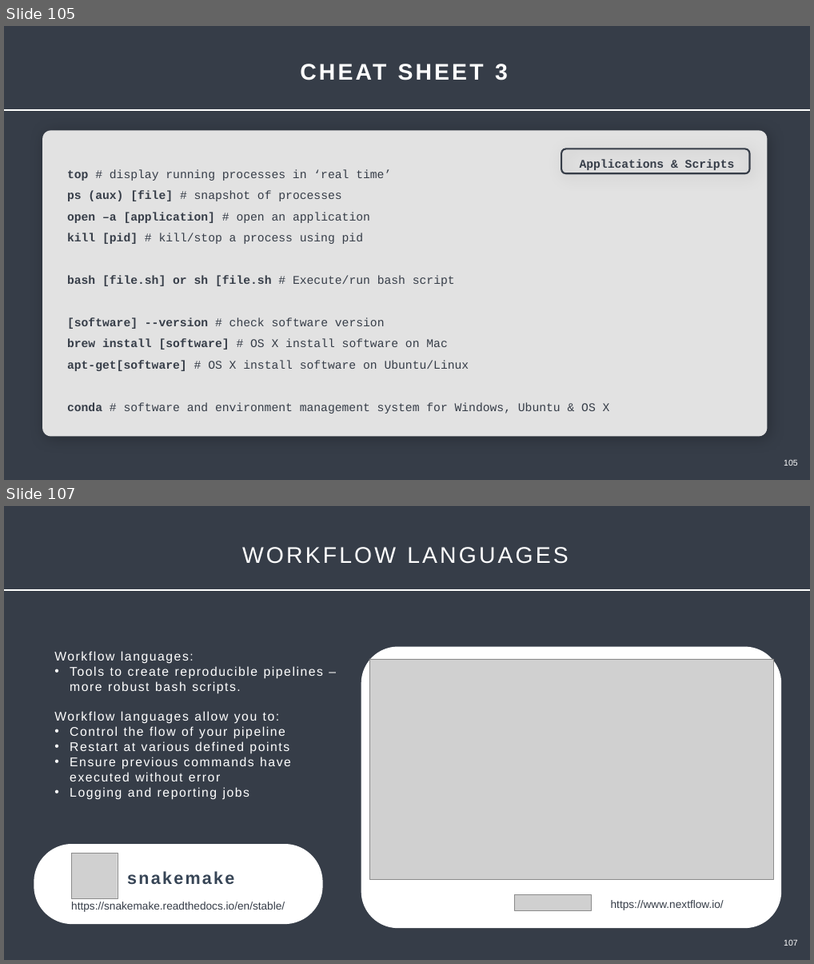
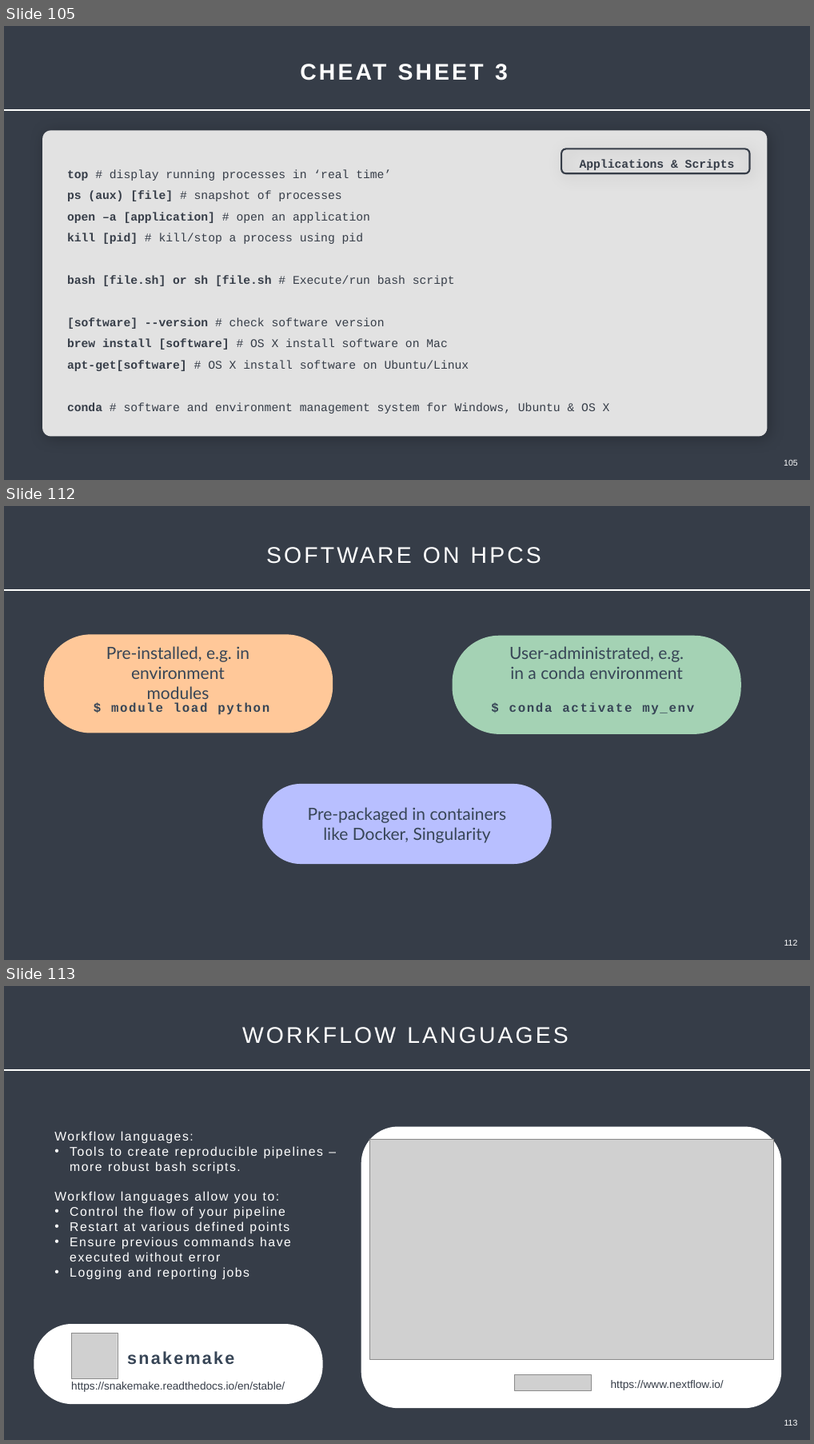
Before and after one commit to Center-for-Health-Data-Science/Just-Bash-It, a slide deck: Teachers/Just_Bash_It_Slideshow.pptx. Shown one above the other, each under a label of ours: slides 105 and 107 before the commit, slides 105, 112 and 113 after it; the slides between them are not shown. The pictures are 814x964 and 814x1444 pixels, drawn with LibreOffice and Linux fonts; fonts in the diff are those of the drawing; grey boxes stand for pictures. Boxes give left, top, right and bottom in pixels: in the first picture for what was removed or moved away, otherwise in the second. Text is boxed around its words. In the diff, an @@ line names an element or a change of style, - is before the commit and + after.

```diff
--- a/Teachers/Just_Bash_It_Slideshow.pptx
+++ b/Teachers/Just_Bash_It_Slideshow.pptx
@@ slide 112 added at (x1=4, y1=506, x2=810, y2=960), background #363D48 @@
@@ text added at (x1=265, y1=540, x2=550, y2=570), 54 pt, text #FFFFFF @@
+SOFTWARE ON HPCS
@@ line added from (4, 590) to (810, 590), #FFFFFF 3 pt @@
@@ rounded rectangle added at (x1=44, y1=634, x2=333, y2=733), fill #FFC899 @@
@@ text added at (x1=106, y1=646, x2=250, y2=703), 40 pt, text #374556 @@
+Pre-installed, e.g. in environment modules
@@ rounded rectangle added at (x1=453, y1=636, x2=742, y2=734), fill #A4D2B4 @@
@@ text added at (x1=510, y1=646, x2=684, y2=679), 40 pt, text #374556 @@
+User-administrated, e.g. in a conda environment
@@ text added at (x1=111, y1=702, x2=270, y2=715), 30 pt, text #374556, bold @@
+$ module load python
@@ text added at (x1=510, y1=702, x2=694, y2=714), 30 pt, text #374556, bold @@
+$ conda activate my_env
@@ rounded rectangle added at (x1=262, y1=784, x2=552, y2=864), fill #B8BFFF @@
@@ text added at (x1=308, y1=807, x2=507, y2=843), 40 pt, text #374556 @@
+Pre-packaged in containers like Docker, Singularity
@@ page number added at (x1=785, y1=939, x2=798, y2=945), 20 pt, text #FFFFFF @@
+112
@@ what was slide 107 is now slide 113 @@
@@ page number at (x1=785, y1=1419, x2=798, y2=1425): text changed @@
-107
+113
```
Also in this commit, not shown: 8 slides changed, 6 other slides added, 3 other files.
